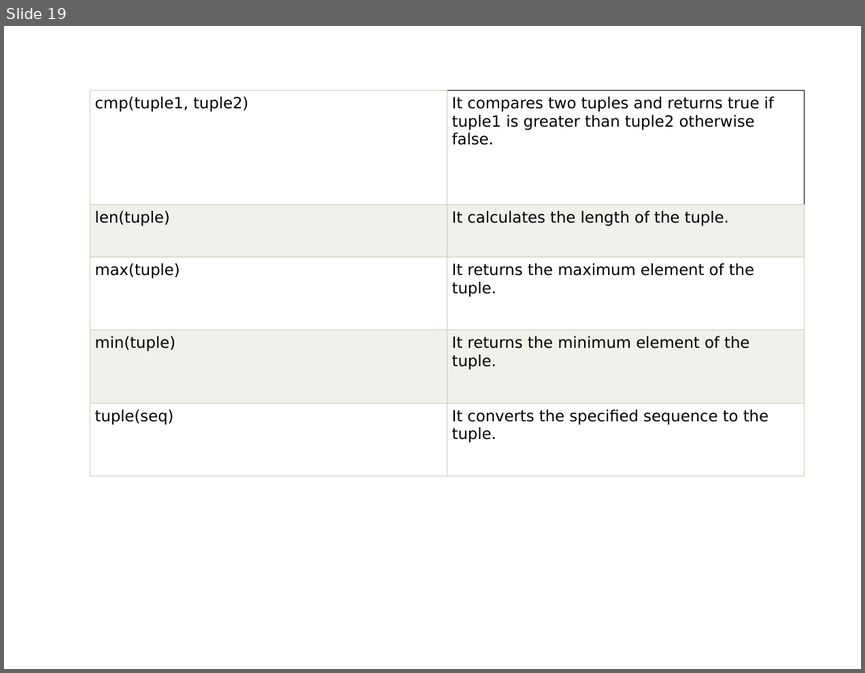
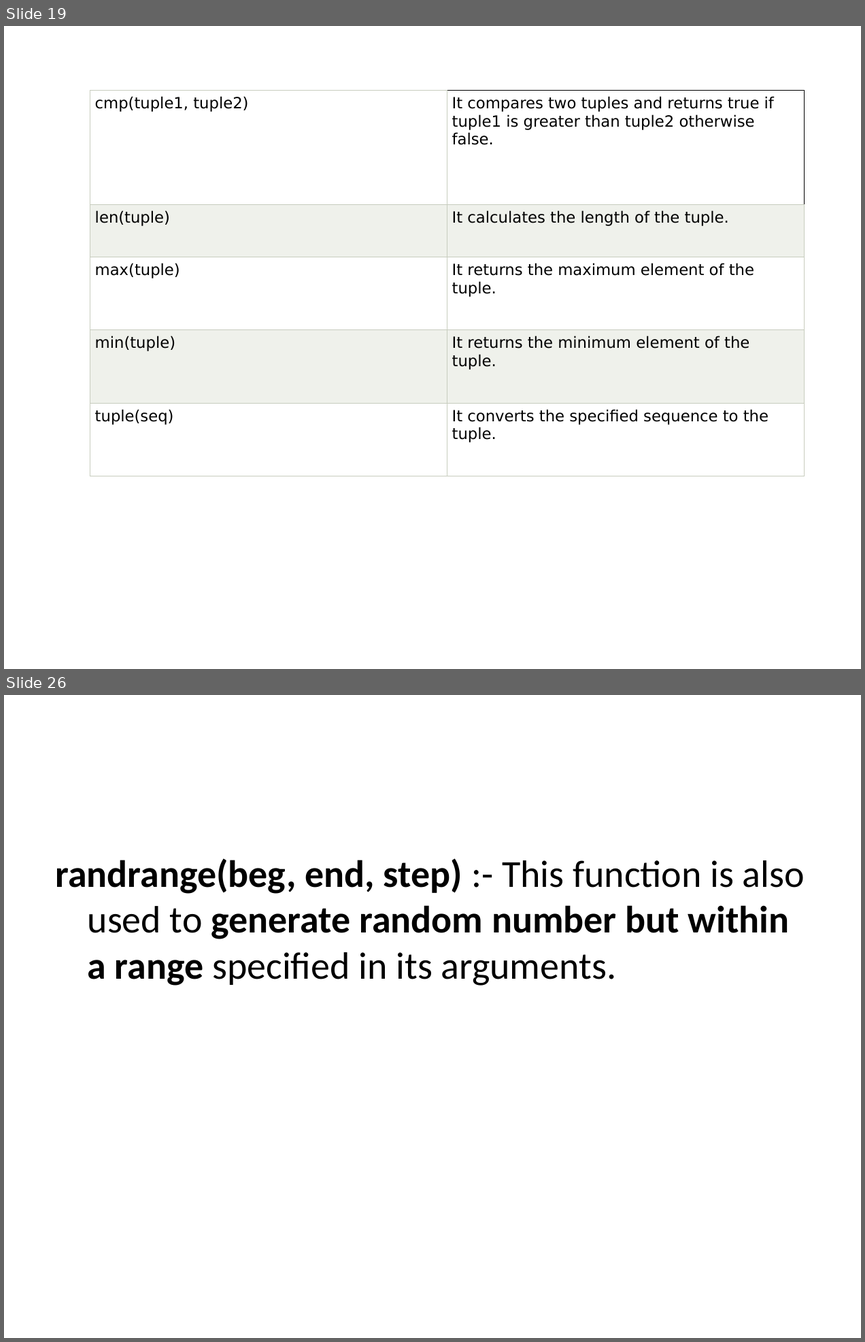
Before and after one commit to vishalamc/pythonexamples, a slide deck: Data Structure in Python.ppt. Shown one above the other, each under a label of ours: slide 19 before the commit, slides 19 and 26 after it; the slides between them are not shown. The pictures are 865x673 and 865x1342 pixels, drawn with LibreOffice and Linux fonts; fonts in the diff are those of the drawing. Boxes give left, top, right and bottom in pixels: in the first picture for what was removed or moved away, otherwise in the second. Text is boxed around its words. In the diff, an @@ line names an element or a change of style, - is before the commit and + after.

```diff
--- a/Data Structure in Python.ppt
+++ b/Data Structure in Python.ppt
@@ slide 26 added at [4,695,861,1338], background #FFFFFF @@
@@ text added at [55,858,804,985], 32 pt, text #000000, bold @@
+randrange(beg, end, step) :- This function is also used to generate random number but within a range specified in its arguments.
```
Also in this commit, not shown: 10 other slides added, 7 other files.
